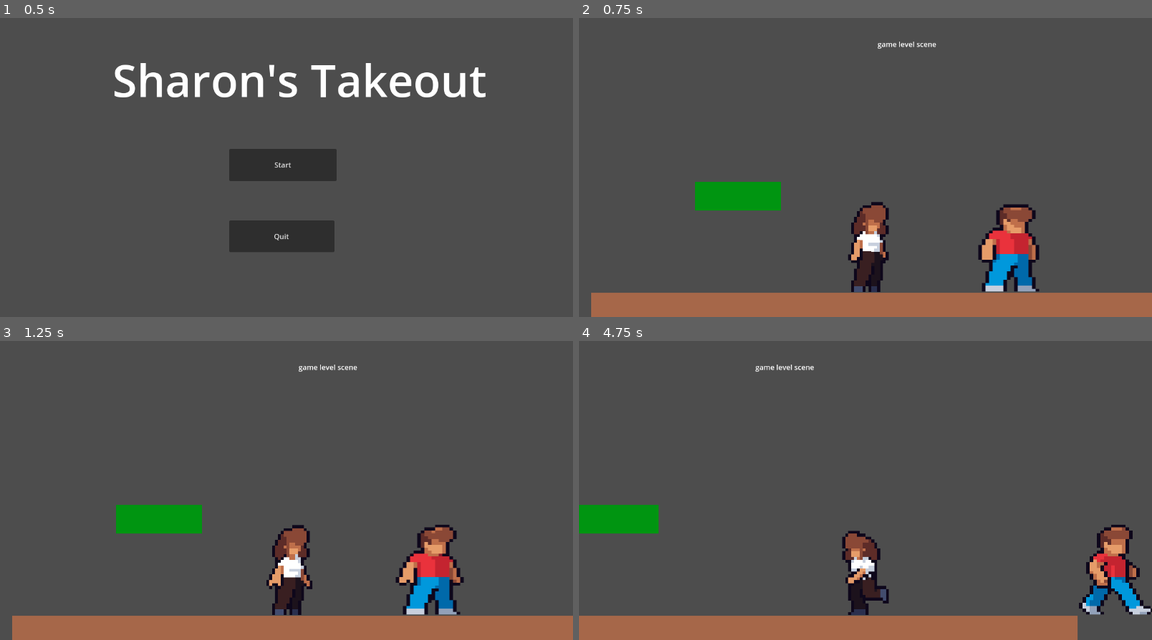
Above: before the commit, frames 1-4 (two rows, left to right).
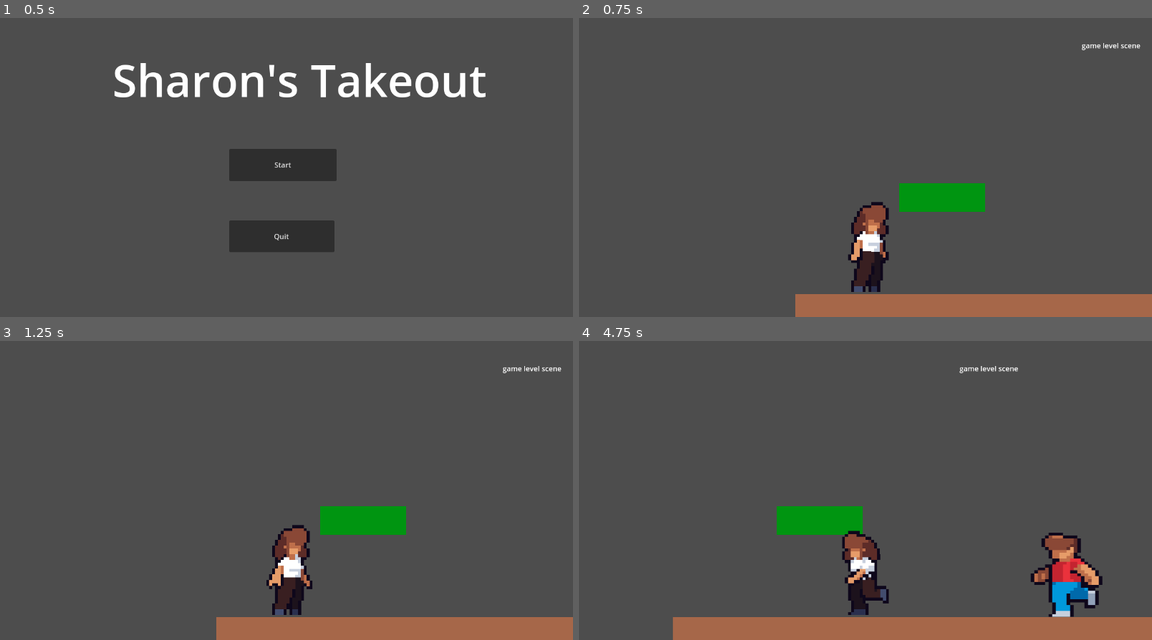
Above: after the commit, the same moments.

Repository: alexgaaranes/coss-gj-2025
Game: Godot game, scene res://levels/menu.tscn
The game is run twice, just before and just after one commit, with the same random seed, the same clock (stepped at 60 frames per second) and the same inputs.
Inputs:
- Up to frame 1 (0.5 s): no input
- Up to frame 2 (0.75 s): click "Start" at 0.5 s
- Up to frame 3 (1.25 s): no input
- Up to frame 4 (4.75 s): tap Enter (ui_accept) at 1.25, 2.1, 2.27, 2.57, 3.77, 4.07 s; hold D (move_right) 1.28-2.03 s; hold Enter (ui_accept) 1.28-2.03 s; tap Space (interact_food) at 1.35, 2.3, 2.85, 3.6 s; hold A (move_left) 2.03-2.78 s; hold Enter (ui_accept) 2.78-3.53 s; hold D (move_right) 2.78-4.28 s; hold A (move_left) from 4.28 s (still down); hold Enter (ui_accept) from 4.28 s (still down)

Frame 1 is identical in both runs. In frame 2, 8.6% of the frame differs, in the area x 2-100%, y 7-100%; in frame 3, 8.7%; in frame 4, 9.5%, in the area x 0-100%, y 7-100%.

Commit message:
feat: Add PURSUE and ANGRY mechanics

Diff:
--- /dev/null
+++ b/GlobalSignals.gd
@@ -0,0 +1,6 @@
+extends Node
+
+signal has_failed_stealing_food
+signal send_player_location
+signal is_stealing_food
+signal is_finished_stealing_food
--- a/levels/game_level.tscn
+++ b/levels/game_level.tscn
@@ -20,11 +20,11 @@
 [node name="Fiesta" parent="." instance=ExtResource("1_sklrn")]
 
 [node name="Player" parent="Fiesta" instance=ExtResource("2_d65c1")]
-position = Vector2(549, 652)
+position = Vector2(93, 649)
 scale = Vector2(6.5, 6.5)
 speed = 260.0
 
 [node name="HostNpc" parent="." instance=ExtResource("4_n0b0m")]
-position = Vector2(873, 651)
+position = Vector2(1350, 653)
 scale = Vector2(8, 6.504)
 SPEED = 200.0
--- a/project.godot
+++ b/project.godot
@@ -14,6 +14,10 @@
 run/main_scene="uid://5hdpe16uptb2"
 config/features=PackedStringArray("4.4", "GL Compatibility")
 config/icon="res://icon.svg"
+
+[autoload]
+
+GlobalSignals="*res://GlobalSignals.gd"
 
 [display]
 
--- a/scripts/food/food.gd
+++ b/scripts/food/food.gd
@@ -8,7 +8,7 @@
 func _process(delta):
 	if Input.is_action_just_released("interact_food") and is_overlapping:
 		spawn_timer()
-
+		GlobalSignals.emit_signal("is_stealing_food")
 	# check if there is existing timer
 	if get_tree().root.get_node("Timer") == null and not is_overlapping:
 		is_overlapping = true
@@ -28,5 +28,6 @@
 	get_tree().root.add_child(timing_indicator)
 
 func del_timer():
+	GlobalSignals.emit_signal("is_finished_stealing_food")
 	var timer = get_tree().root.get_node("Timer")
 	if timer != null: timer.queue_free()
--- a/scripts/npc/host_npc.gd
+++ b/scripts/npc/host_npc.gd
@@ -1,6 +1,6 @@
 extends CharacterBody2D
 
-enum State { IDLE, WALK, TURN }
+enum State { IDLE, WALK, TURN, PURSUE, ANGRY }
 
 @export var SPEED: float = 50.0
 var MIN_DECISION_TIME: float = 0.5
@@ -13,7 +13,13 @@
 @onready var sprite: AnimatedSprite2D = get_node("AnimatedSprite2D")
 @onready var playerDetector: Area2D = get_node("PlayerDetector")
 
+var target_position: Vector2 = Vector2.ZERO
+var angry_timer_started: bool = false
+
 func _ready():
+	GlobalSignals.connect("send_player_location", self._on_send_player_location)
+	GlobalSignals.connect("is_stealing_food", self._on_is_stealing_food)
+
 	sprite.play("Idle")
 	sprite.flip_h = direction < 0
 	randomize()
@@ -21,6 +27,31 @@
 
 func _process(delta):
 	match current_state:
+		State.ANGRY:
+			velocity.x = 0
+			sprite.play("Wait")
+			if not angry_timer_started:
+				timer.start(3)
+				angry_timer_started = true
+		State.PURSUE:
+			sprite.play("Walk")
+
+			# Go to place until you are there
+			var dir = (target_position - position).normalized()
+			velocity.x = dir.x * SPEED
+
+			# Flip the dood
+			direction = 1 if dir.x > 0 else -1
+			sprite.flip_h = direction < 0
+
+			# Bro is alr there, stop chasin
+			if position.distance_to(target_position) < 150:
+				print("I am done")
+				velocity.x = 0
+				sprite.play("Idle")
+				current_state = State.IDLE
+				timer.stop()
+				timer.start(0.5)
 		State.IDLE:
 			sprite.play("Idle")
 			velocity.x = 0
@@ -31,10 +62,10 @@
 			sprite.play("Idle")
 			velocity.x = 0
 
-
 	move_and_slide()
 
 func pick_random_behavior():
+	# Only up to the 3
 	var choice = randi() % 3
 	current_state = choice
 	match current_state:
@@ -55,7 +86,8 @@
 	timer.start(wait_time)
 
 func _on_timer_timeout() -> void:
-	pick_random_behavior()
+	if current_state != State.PURSUE:
+		pick_random_behavior()
 
 func get_player_in_detection_zone() -> Area2D:
 	var areas = playerDetector.get_overlapping_areas()
@@ -68,12 +100,28 @@
 	if area.get_parent().get_name() == "Player":
 		evaluate_player_position(area.position)
 
-func evaluate_player_position(player_pos: Vector2) -> void:
+func evaluate_player_position(player_pos: Vector2) -> bool:
 	var areaDirection := (player_pos - self.position).normalized()
 	areaDirection.x = 1 if areaDirection.x > 0 else -1
 
 	if areaDirection.x == direction:
 		print("You are facing me")
-
+		return true
 	else:
 		print("You are behind me")
+		return false
+
+func _on_send_player_location(data):
+	current_state = State.PURSUE;
+	target_position = data
+	print("Chasing!")
+
+func _on_is_stealing_food():
+	var isCaught = false
+	var playerArea = get_player_in_detection_zone()
+	if playerArea:
+		isCaught = evaluate_player_position(playerArea.position)
+
+	if isCaught:
+		print("Caught ya!")
+		current_state = State.ANGRY
--- a/scripts/player/player.gd
+++ b/scripts/player/player.gd
@@ -6,13 +6,19 @@
 var direction: int = 1  # 1 = right, -1 = left
 @onready var sprite: AnimatedSprite2D = get_node("AnimatedSprite2D")
 
+var isStealing: bool = false;
+
 func _ready():
 	sprite.play("Idle")
+	GlobalSignals.connect("has_failed_stealing_food", self._on_has_failed_stealing_food)
+	GlobalSignals.connect("is_stealing_food", self._on_is_stealing_food)
+	GlobalSignals.connect("is_finished_stealing_food", self._on_is_finished_stealing_food)
+
+
 	pass
 
 func _physics_process(delta):
 	var velocity = Vector2.ZERO
-
 	if Input.is_action_pressed("move_left"):
 		velocity.x -= speed / weight
 		sprite.flip_h = true
@@ -31,3 +37,12 @@
 		sprite.play("Walk")
 
 	position += velocity * delta
+
+func _on_has_failed_stealing_food():
+	GlobalSignals.emit_signal("send_player_location", self.position)
+
+func _on_is_stealing_food():
+	isStealing = true
+
+func _on_is_finished_stealing_food():
+	isStealing = false
--- a/scripts/timing_indicator/timer.gd
+++ b/scripts/timing_indicator/timer.gd
@@ -4,6 +4,8 @@
 @onready var arrow = $BarContainer/Arrow
 @onready var zone = $BarContainer/Zone
 @onready var bar_bg = $BarContainer/Bar
+
+signal has_failed_stealing_food
 
 var tween: Tween
 var feedback_tween: Tween
@@ -60,6 +62,7 @@
 		else:
 			print("Skill Check Failed")
 			input_feedback(false)
+			GlobalSignals.emit_signal("has_failed_stealing_food")
 		is_active = false
 
 
Not shown, added: GlobalSignals.gd.uid
